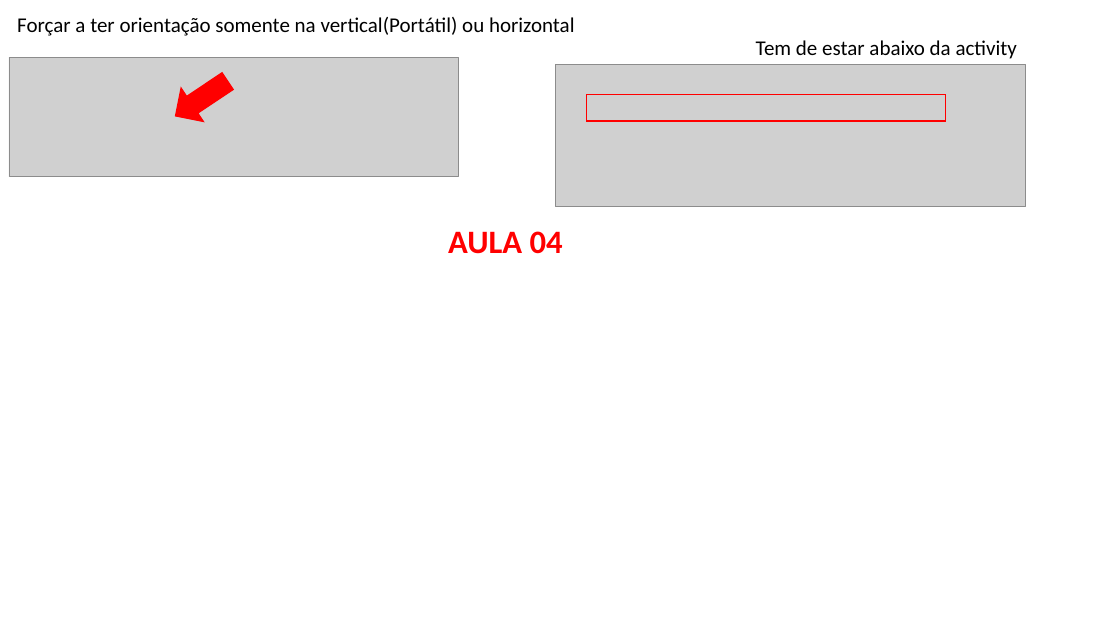
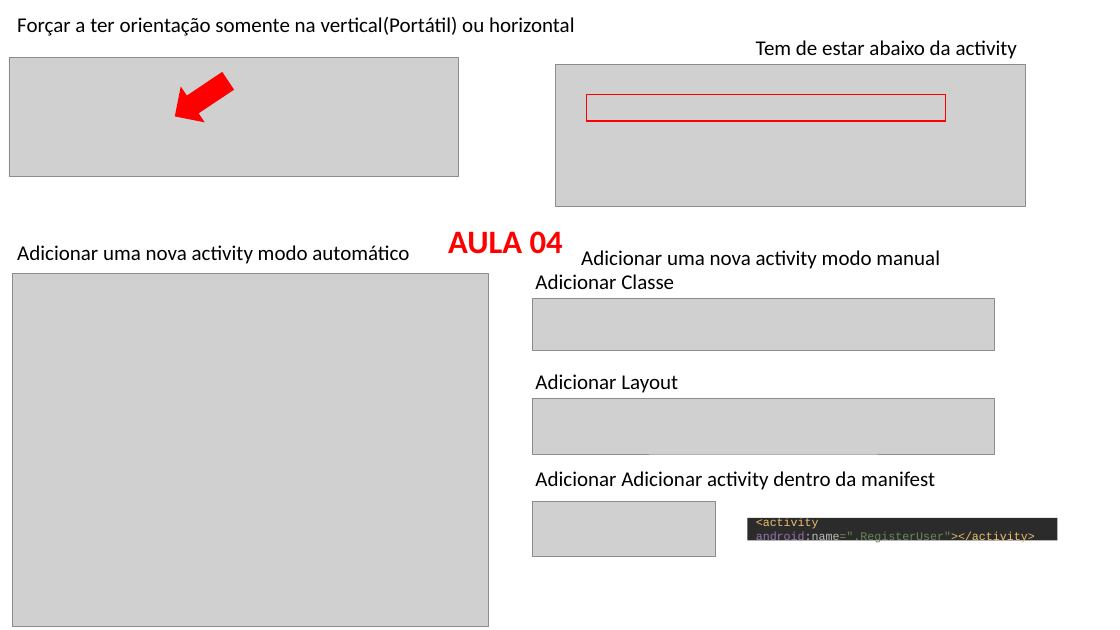
Before and after one commit to Dipeoliver/Dev_Venture, a slide deck: slide 3 of Aula3.pptx. Drawn at 1120x630 pixels with LibreOffice and Linux fonts; fonts in the diff are those of the drawing; grey boxes stand for pictures. Boxes give left, top, right and bottom in pixels: in the first picture for what was removed or moved away, otherwise in the second. Text is boxed around its words. In the diff, an @@ line names an element or a change of style, - is before the commit and + after.

Commit message:
Update the Dado app and change the folder name

```diff
--- a/Aula3.pptx
+++ b/Aula3.pptx
@@ text added at (17,245,409,264), 18 pt, text #000000 @@
+Adicionar uma nova activity modo automático
@@ text added at (581,250,940,269), 18 pt, text #000000 @@
+Adicionar uma nova activity modo manual
@@ picture added at (13,274,489,627) @@
@@ picture added at (533,298,995,351) @@
@@ text added at (535,274,674,289), 18 pt, text #000000 @@
+Adicionar Classe
@@ text added at (535,374,678,393), 18 pt, text #000000 @@
+Adicionar Layout
@@ picture added at (533,398,995,454) @@
@@ text added at (535,471,935,490), 18 pt, text #000000 @@
+Adicionar Adicionar activity dentro da manifest
@@ picture added at (533,502,717,557) @@
@@ rectangle added at (748,518,1058,540), fill #2B2B2B, 10 pt, text #E8BF6A @@
+<activity android:name=".RegisterUser"></activity>
```
Also in this commit, not shown: 4 slides added, 44 other files.
